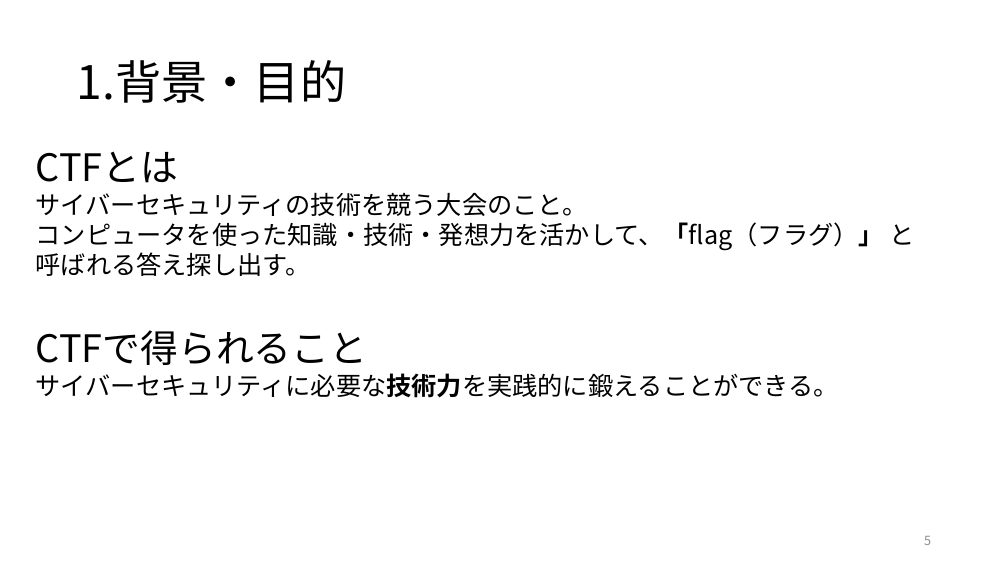
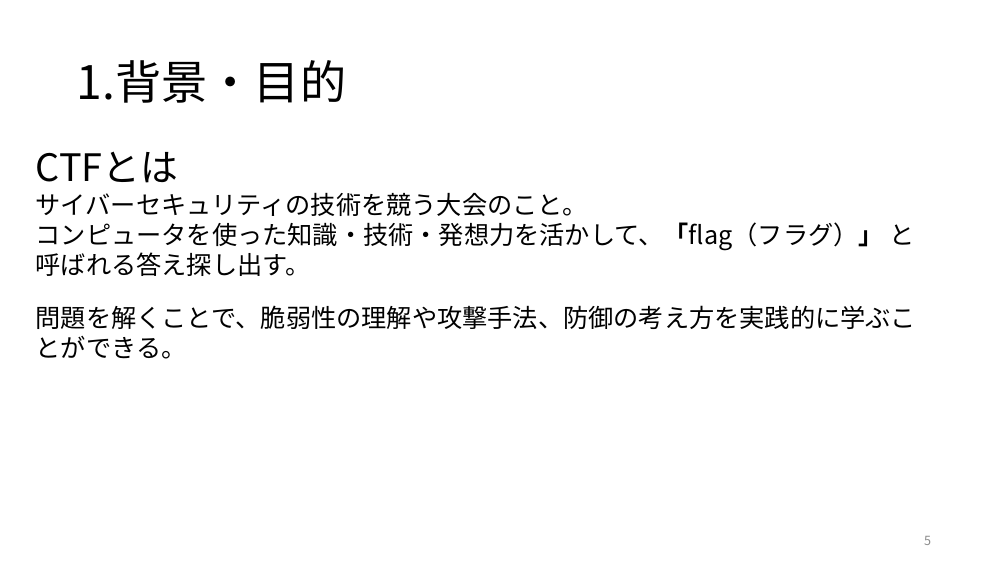
Before and after one commit to kuwaChang/kuwaCTF, a slide deck: slide 5 of 2026-06-15-j123109-桑原光太朗.pptx. Drawn at 1008x567 pixels with LibreOffice and Linux fonts; fonts in the diff are those of the drawing. Boxes give left, top, right and bottom in pixels: in the first picture for what was removed or moved away, otherwise in the second. Text is boxed around its words. In the diff, an @@ line names an element or a change of style, - is before the commit and + after.

```diff
--- a/2026-06-15-j123109-桑原光太朗.pptx
+++ b/2026-06-15-j123109-桑原光太朗.pptx
@@ text at (36,305,916,359): text changed @@
-CTFで得られること
-サイバーセキュリティに必要な技術力を実践的に鍛えることができる。
+問題を解くことで、脆弱性の理解や攻撃手法、防御の考え方を実践的に学ぶことができる。
```
Also in this commit, not shown: 5 other slides changed, 2 slides added, 4 other files.
